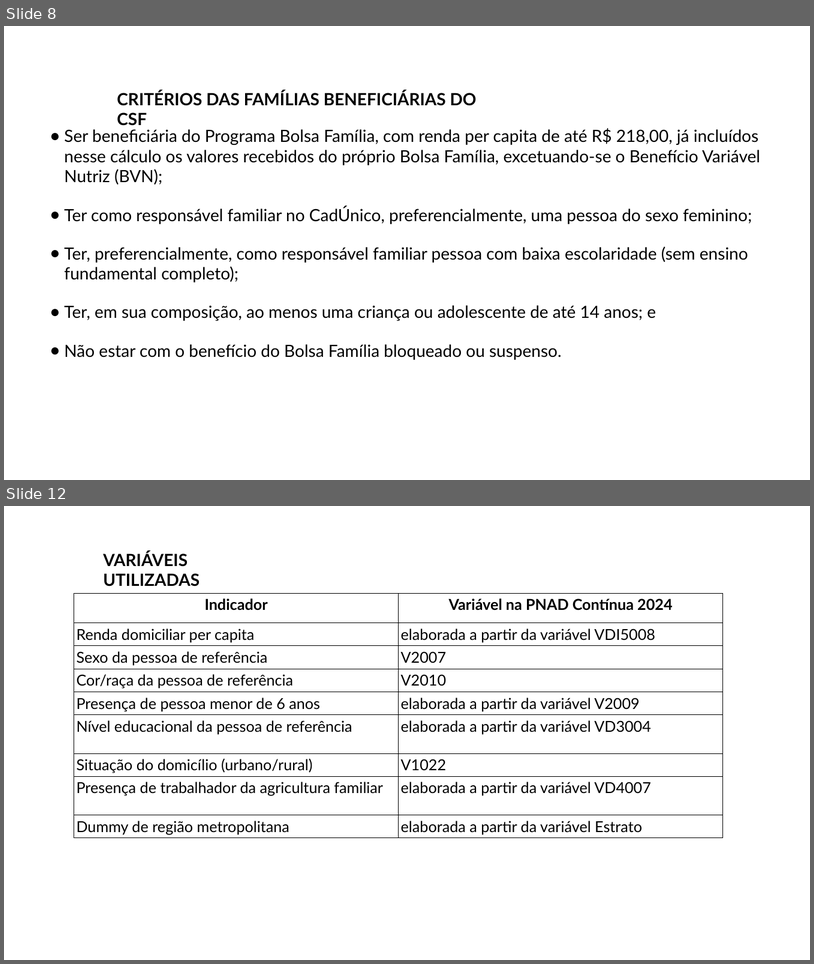
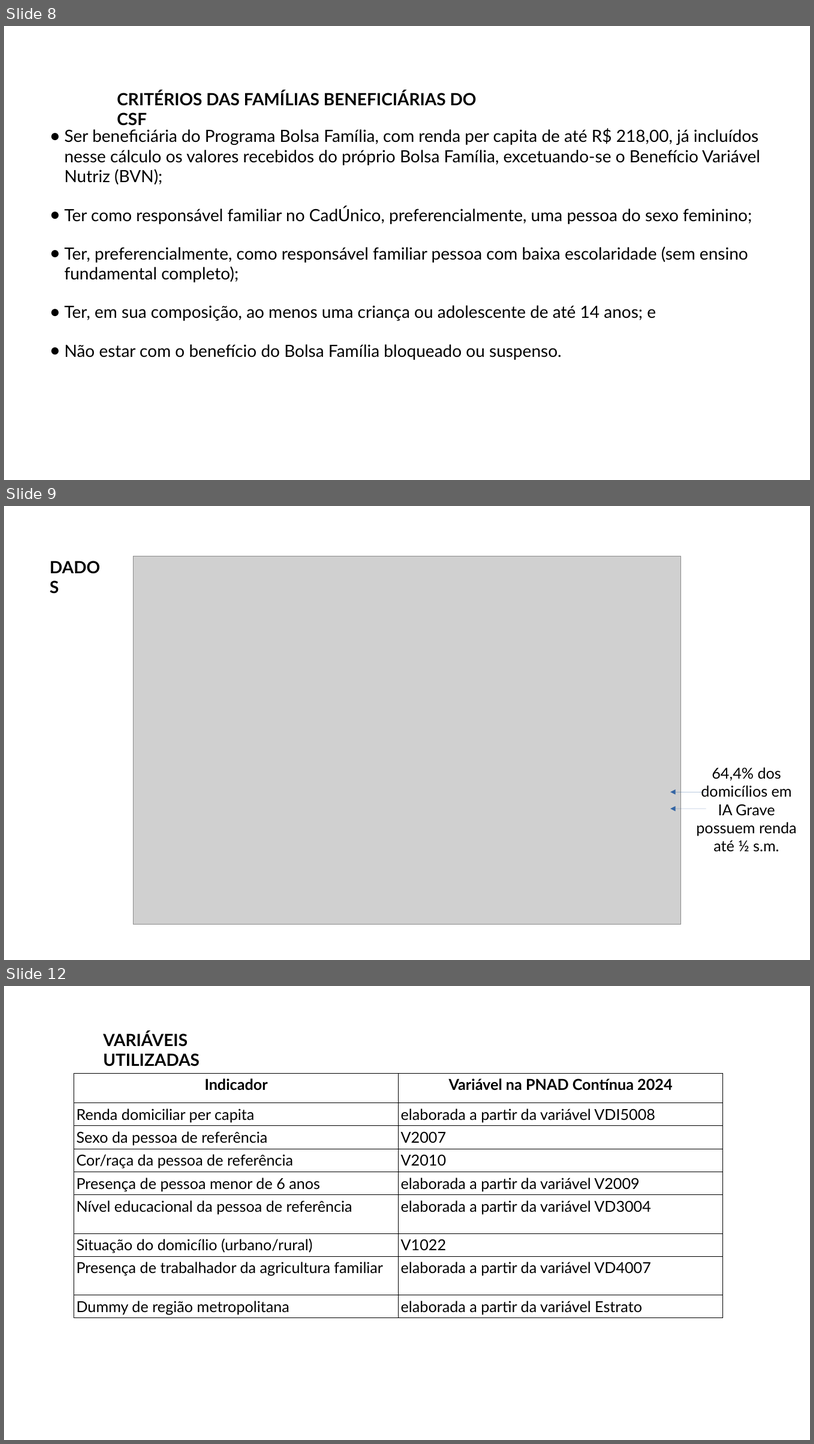
Before and after one commit to DISOC-Estudos-Sociais/indicador_csf, a slide deck: outputs/apresentacao_resultados.pptx. Shown one above the other, each under a label of ours: slides 8 and 12 before the commit, slides 8, 9 and 12 after it; the slides between them are not shown. The pictures are 814x964 and 814x1444 pixels, drawn with LibreOffice and Linux fonts; fonts in the diff are those of the drawing; grey boxes stand for pictures; background and template pictures are left out. Boxes give left, top, right and bottom in pixels: in the first picture for what was removed or moved away, otherwise in the second. Text is boxed around its words. In the diff, an @@ line names an element or a change of style, - is before the commit and + after.

```diff
--- a/outputs/apresentacao_resultados.pptx
+++ b/outputs/apresentacao_resultados.pptx
@@ slide 9 added at [4, 506, 810, 960], background picture (left out) @@
@@ text added at [44, 554, 111, 580], 20 pt, text #000000, bold @@
+DADOS
@@ picture added at [134, 556, 681, 924] @@
@@ text added at [696, 767, 797, 852], 18 pt, text #000000 @@
+64,4% dos domicílios em IA Grave possuem renda até ½ s.m.
@@ arrow added from (707, 792) to (671, 792), #3465A4 0 pt @@
@@ arrow added from (707, 808) to (671, 808), #3465A4 0 pt @@
```
Also in this commit, not shown: 5 slides changed, 1 slide removed, 2 other files.
